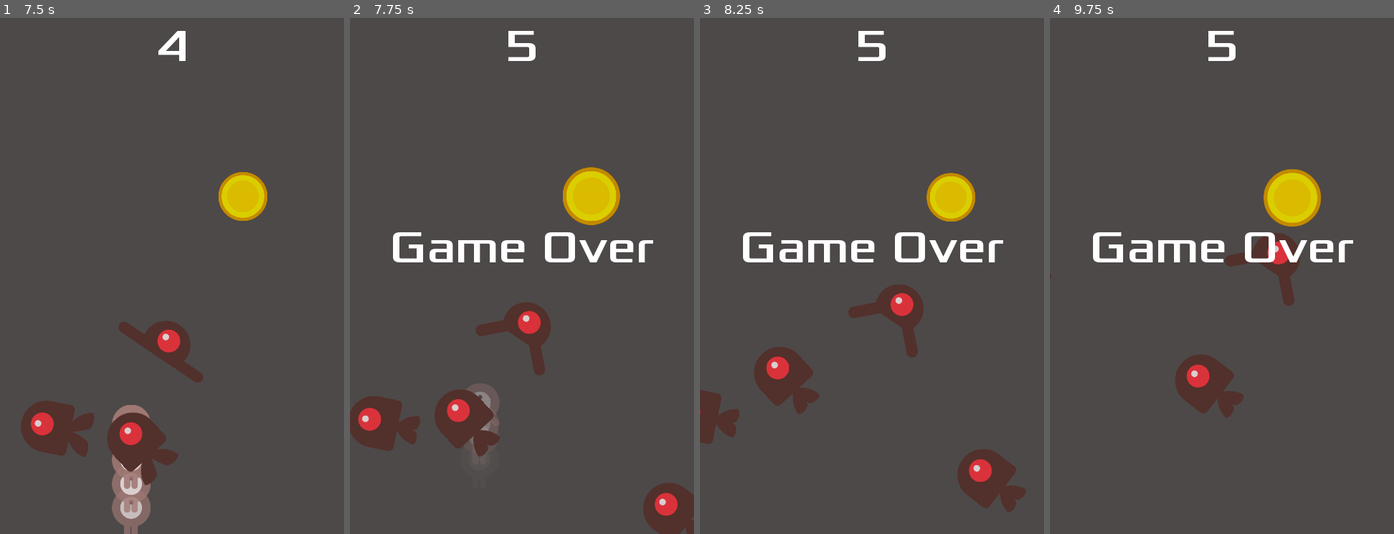
Above: before the commit, frames 1-4 (left to right).
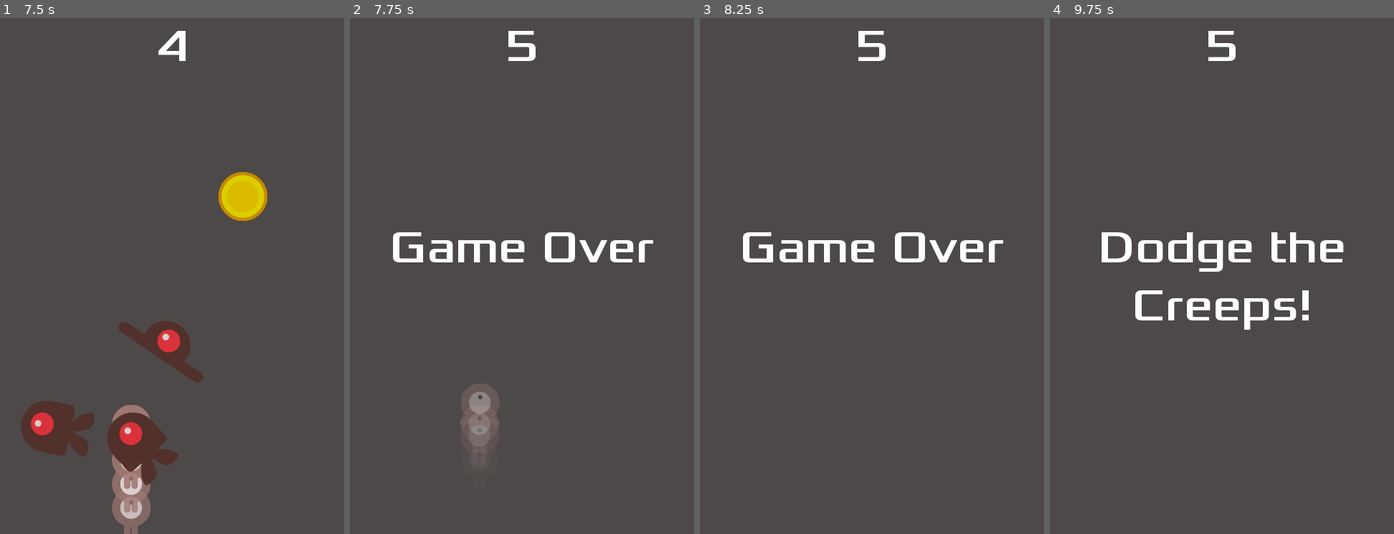
Above: after the commit, the same moments.

Repository: Adeon18/apps-camp-DodgeTheCreeps-demo
Game: Godot game, scene res://src/Main.tscn
The game is run twice, just before and just after one commit, with the same random seed, the same clock (stepped at 60 frames per second) and the same inputs.
Inputs:
- Up to frame 1 (7.5 s): click "Start" at 0.5 s; tap Enter at 1.25 s; hold Right (ui_right) 1.28-2.03 s; tap Space (dash) at 1.35, 2.1, 2.85, 3.5, 3.6, 4.35, 5.1, 5.85, 6.6, 7.35 s; hold Down (ui_down) 2.03-2.78 s; hold Right (ui_right) 2.78-3.53 s; hold Up (ui_up) 3.53-4.28 s; hold Left (ui_left) 4.28-5.78 s; hold Down (ui_down) 5.78-6.53 s; hold Right (ui_right) 6.53-7.28 s; hold Up (ui_up) from 7.28 s (still down)
- Up to frame 2 (7.75 s): keep holding Up (ui_up)
- Up to frame 3 (8.25 s): release Up (ui_up) at 8.03 s; hold Right (ui_right) from 8.03 s (still down); tap Space (dash) at 8.1 s
- Up to frame 4 (9.75 s): release Right (ui_right) at 8.78 s; hold Down (ui_down) 8.78-9.53 s; tap Space (dash) at 8.85, 9.6 s; hold Left (ui_left) from 9.53 s (still down)

Frame 1 is identical in both runs. In frame 2, 6.9% of the frame differs, in the area x 0-100%, y 28-100%; in frame 3, 6.0%; in frame 4, 6.9%.

Commit message:
add 2 more powerups, redraw freeze

Diff:
--- a/game/src/Actors/Player.gd
+++ b/game/src/Actors/Player.gd
@@ -143,7 +143,17 @@
 func _on_SpeedUpTimer_timeout():
 	speed = base_speed
 
-
 func change_speed(new_speed):
 	speed = new_speed
 	$SpeedUpTimer.start(3)
+
+
+func size_down():
+	scale.x = 0.5
+	scale.y = 0.5
+	$SizeTimer.start(3)
+
+
+func _on_SizeTimer_timeout():
+	scale.x = 1
+	scale.y = 1
--- a/game/src/Actors/Player.tscn
+++ b/game/src/Actors/Player.tscn
@@ -47,9 +47,13 @@
 [node name="SpeedUpTimer" type="Timer" parent="."]
 one_shot = true
 
+[node name="SizeTimer" type="Timer" parent="."]
+one_shot = true
+
 [connection signal="area_entered" from="." to="." method="_on_Player_area_entered"]
 [connection signal="body_entered" from="." to="." method="_on_Player_body_entered"]
 [connection signal="timeout" from="DashTimer" to="." method="_on_DashTimer_timeout"]
 [connection signal="timeout" from="DashCooldown" to="." method="_on_DashCooldown_timeout"]
 [connection signal="timeout" from="GhostSpawnCooldown" to="." method="_on_GhostSpawnCooldown_timeout"]
 [connection signal="timeout" from="SpeedUpTimer" to="." method="_on_SpeedUpTimer_timeout"]
+[connection signal="timeout" from="SizeTimer" to="." method="_on_SizeTimer_timeout"]
--- a/game/src/Items/Item.gd
+++ b/game/src/Items/Item.gd
@@ -6,7 +6,9 @@
 
 var PowerupsSprites: Dictionary = {
 	"freeze": "res://art/pickups/freeze.png",
-	"speed": "res://art/pickups/speedup.png"
+	"speed": "res://art/pickups/speedup.png",
+	"kill_all": "res://art/pickups/kill_all.png",
+	"size_down": "res://art/pickups/size_down.png"
 }
 
 func set_type(type):
--- a/game/src/Main.gd
+++ b/game/src/Main.gd
@@ -8,8 +8,9 @@
 
 var screensize
 
+var can_spawn_new_enemies: bool = true
 
-var item_types = ["freeze", "speed"]
+var item_types = ["freeze"]
 
 func _ready():
 	randomize()
@@ -25,6 +26,10 @@
 	$HUD.show_game_over()
 	$CoinTimer.stop()
 	$ItemTimer.stop()
+	for node in $Items.get_children():
+		node.queue_free()
+	for node in $Enemies.get_children():
+		node.queue_free()
 
 func new_game():
 	Global.score = 0
@@ -35,14 +40,15 @@
 
 
 func _on_MobTimer_timeout():
-	$MobPath/MobSpawnLocation.set_offset(randi())
-	var mob = Mob.instance()
-	$Enemies.add_child(mob)
-	var direction = $MobPath/MobSpawnLocation.rotation + PI / 2
-	mob.position = $MobPath/MobSpawnLocation.position
-	direction += rand_range(-PI / 4, PI / 4)
-	mob.rotation = direction
-	mob.set_linear_velocity(Vector2(rand_range(mob.min_speed, mob.max_speed), 0).rotated(direction))
+	if can_spawn_new_enemies:
+		$MobPath/MobSpawnLocation.set_offset(randi())
+		var mob = Mob.instance()
+		$Enemies.add_child(mob)
+		var direction = $MobPath/MobSpawnLocation.rotation + PI / 2
+		mob.position = $MobPath/MobSpawnLocation.position
+		direction += rand_range(-PI / 4, PI / 4)
+		mob.rotation = direction
+		mob.set_linear_velocity(Vector2(rand_range(mob.min_speed, mob.max_speed), 0).rotated(direction))
 
 
 func _on_ScoreTimer_timeout():
@@ -56,12 +62,10 @@
 	$CoinTimer.start()
 	$ItemTimer.start()
 
-
-
 func _on_CoinTimer_timeout():
 	var coin_position = Vector2(randi()%int(screensize.x), randi()%int(screensize.y))
 	var coin = Coin.instance()
-	add_child(coin)
+	$Items.add_child(coin)
 	coin.position = coin_position
 
 
@@ -69,16 +73,25 @@
 	if area.get_type() == "freeze":
 		for node in $Enemies.get_children():
 			node.freeze()
+		can_spawn_new_enemies = false
+		yield(get_tree().create_timer(3), "timeout")
+		can_spawn_new_enemies = true
 	elif area.get_type() == "Coin":
 		Global.score += 5
 		$HUD.update_score(Global.score)
 	elif area.get_type() == "speed":
 		$Player.change_speed(300)
+	elif area.get_type() == "kill_all":
+		for node in $Enemies.get_children():
+			node.queue_free()
+	elif area.get_type() == "size_down":
+		$Player.size_down()
+
 
 
 func _on_ItemTimer_timeout():
 	var item_position = Vector2(randi()%int(screensize.x), randi()%int(screensize.y))
 	var item = Item.instance()
-	add_child(item)
+	$Items.add_child(item)
 	item.position = item_position
 	item.set_type(item_types[randi()%item_types.size()])
--- a/game/src/Main.tscn
+++ b/game/src/Main.tscn
@@ -67,11 +67,10 @@
 
 [node name="Enemies" type="Node2D" parent="."]
 
-[node name="Item" parent="." instance=ExtResource( 6 )]
-position = Vector2( 152, 128 )
-
 [node name="WorldEnvironment" type="WorldEnvironment" parent="."]
 environment = SubResource( 4 )
+
+[node name="Items" type="Node" parent="."]
 
 [connection signal="start_game" from="HUD" to="." method="new_game"]
 [connection signal="hit" from="Player" to="." method="game_over"]
Binary file changed: game/art/pickups/freeze.png
Binary file added: game/art/pickups/kill_all.png
Not shown, added: game/art/pickups/kill_all.png.import
Binary file added: game/art/pickups/size_down.png
Not shown, added: game/art/pickups/size_down.png.import
Not shown, changed: game/saves/saves.save
